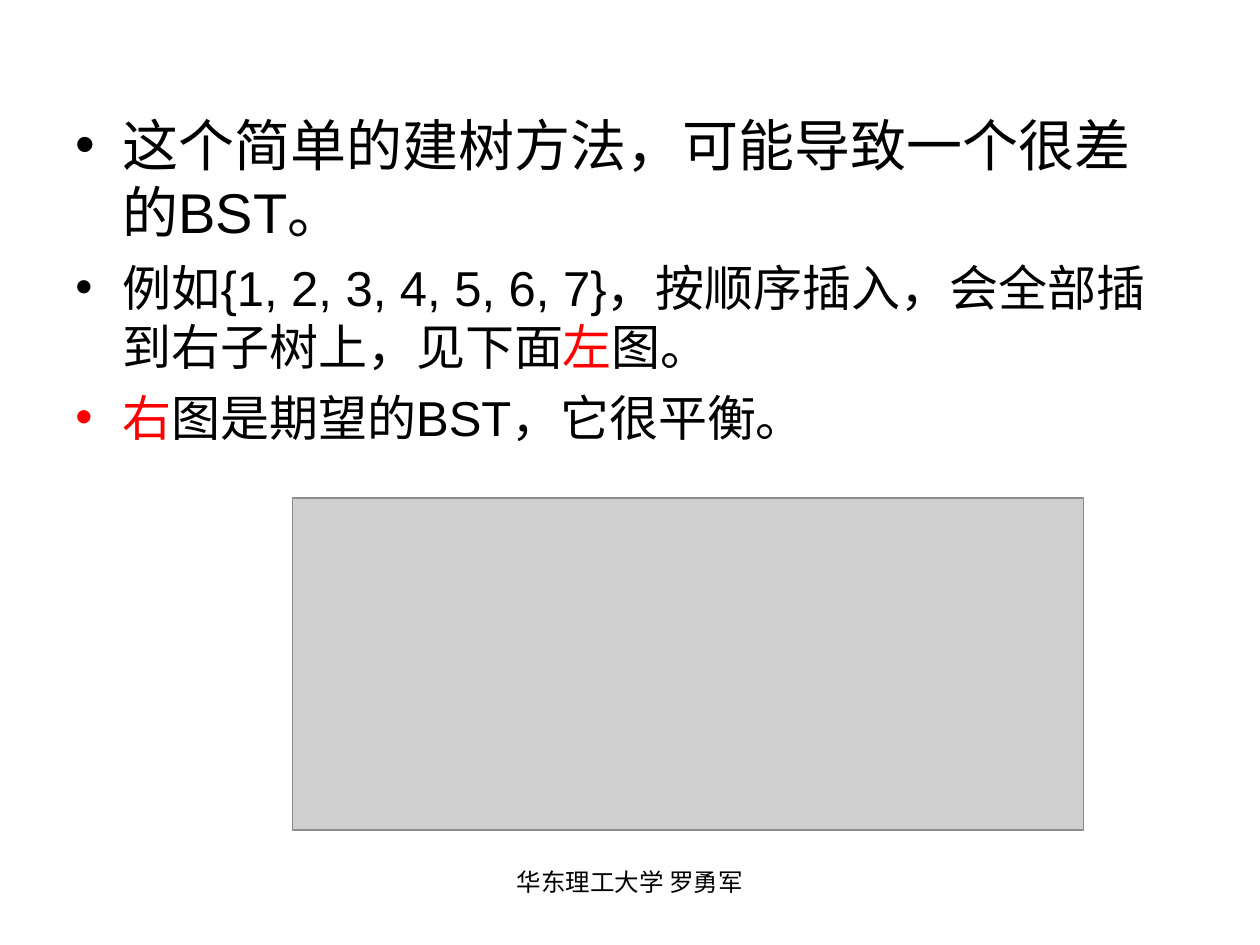
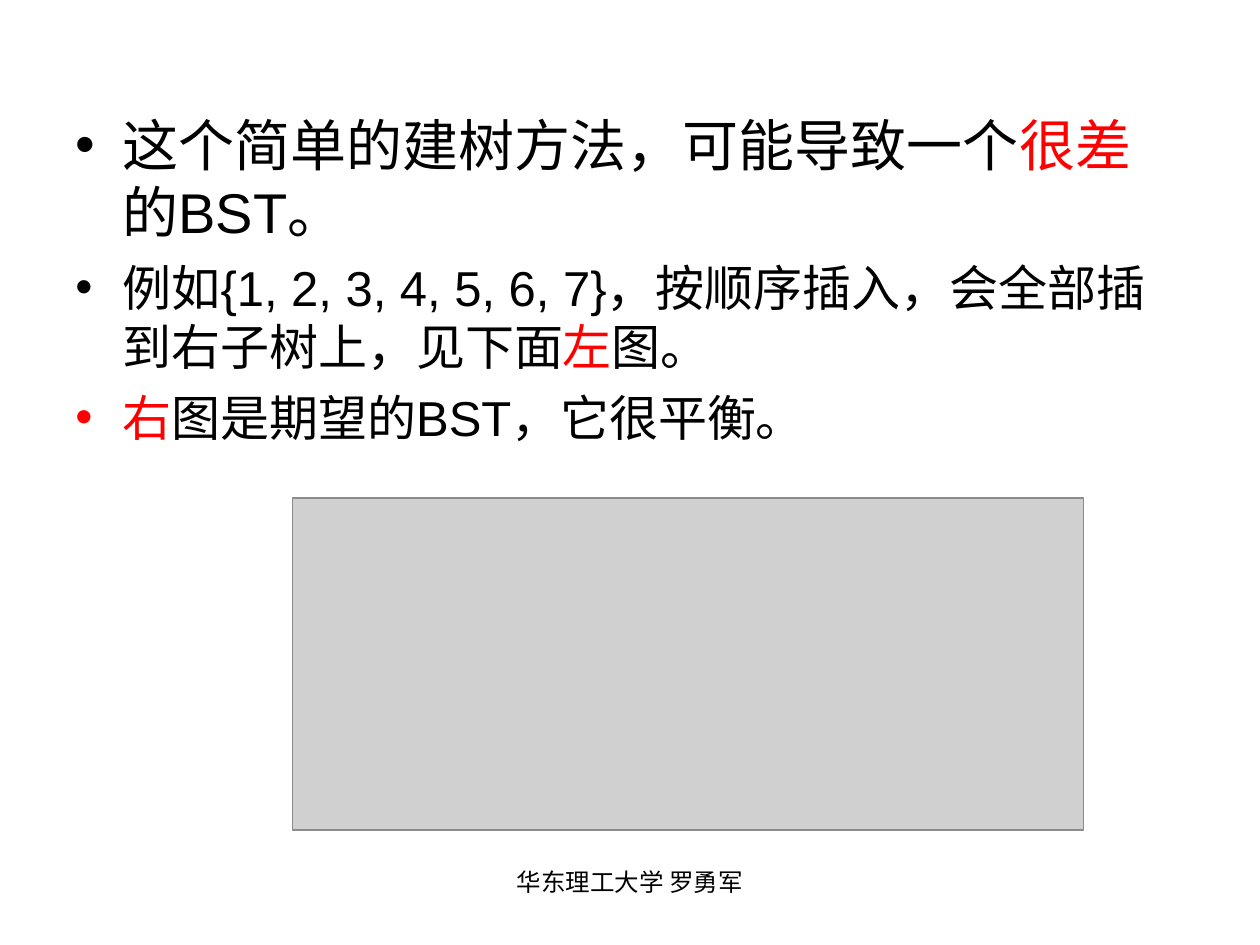
Before and after one commit to luoyongjun999/code, a slide deck: slide 41 of 第5章高级数据结构(上).ppt (slide 40 before the commit). Drawn at 1260x945 pixels with LibreOffice and Linux fonts; fonts in the diff are those of the drawing; grey boxes stand for pictures. Boxes give left, top, right and bottom in pixels: in the first picture for what was removed or moved away, otherwise in the second. Text is boxed around its words. In the diff, an @@ line names an element or a change of style, - is before the commit and + after.

```diff
--- a/第5章高级数据结构(上).ppt
+++ b/第5章高级数据结构(上).ppt
@@ text at <box>123,118,1132,237</box>: text colour #000000 to #FF0000 in "这个简单的建树方法，可能导致一个很差的BST。" @@
```
Also in this commit, not shown: 7 other slides changed, 1 slide added.
